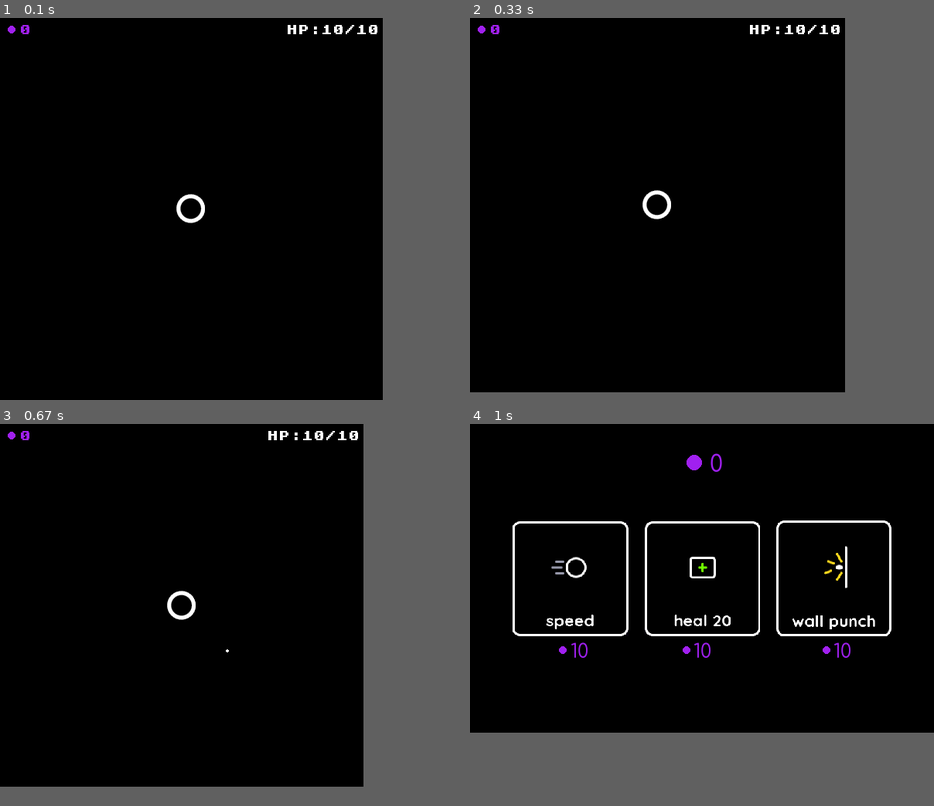
Above: before the commit, frames 1-4 (two rows, left to right).
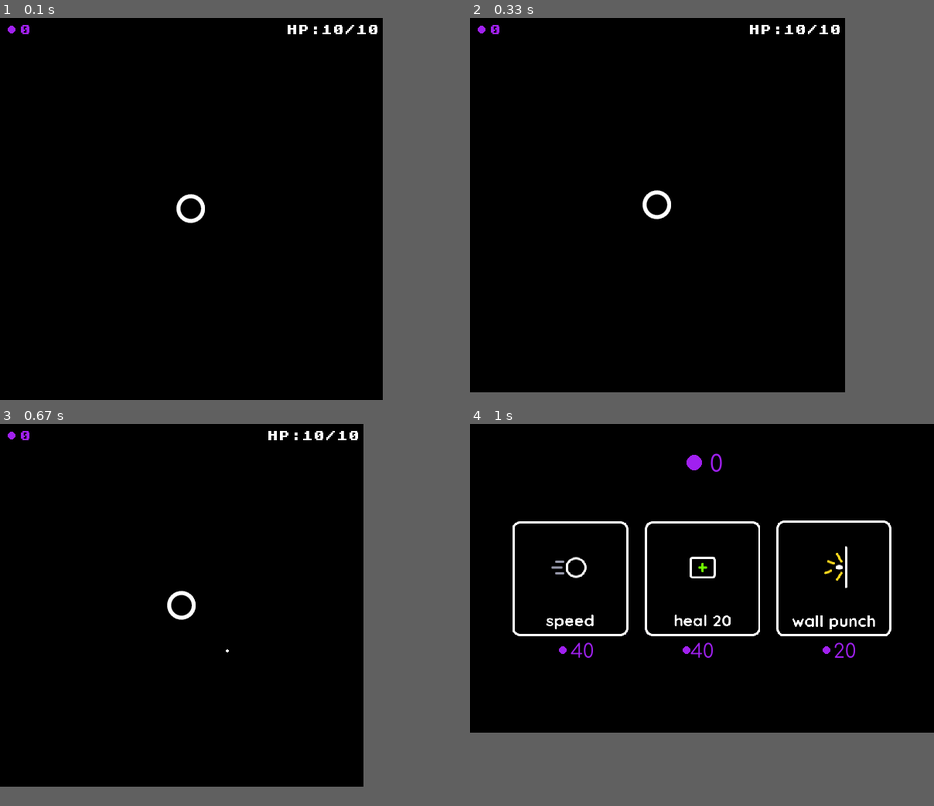
Above: after the commit, the same moments.

Repository: AndZas/PygameProject
Game: pygame game, started from cycle.py
Two runs of this game, one before a commit and one after it. Both use one fixed random seed, a clock stepped at 60 frames per second and the inputs below.
Inputs (mouse positions are in pixels of both pictures, inside the frame that each line leads up to):
- Up to frame 1 (0.1 s): no input
- Up to frame 2 (0.33 s): no input
- Up to frame 3 (0.67 s): click (185, 611) at 0.38 s
- Up to frame 4 (1 s): tap Space at 0.67 s

Frames 1-3 are identical in both runs. In frame 4, 0.3% of the frame differs, in the area x 21-83%, y 57-62%.

Commit message:
готово но без перехода на новый уровень

Diff:
--- a/cycle.py
+++ b/cycle.py
@@ -32,6 +32,7 @@
                         self.screen.window.position = (self.screen.monResolution[0] // 2 - 600 // 2,
                                                        self.screen.monResolution[1] // 2 - 400 // 2)
                         self.screen.window.size = (600, 400)
+                    self.buttonsPressed = []
                 else:
                     self.buttonsPressed.append(event.key)
             if event.type == pygame.KEYUP:
@@ -45,7 +46,6 @@
         # Основной цикл
         while self.run:
             self.checkEvents()
-
             self.screen.player.move(self.buttonsPressed)
             self.screen.player.update()
             self.screen.player.bullets.update()
--- a/prices_and_player.json
+++ b/prices_and_player.json
@@ -1,11 +1,11 @@
 {
     "Player": {
-        "speed": 0.75,
-        "wall punch": 30
+        "speed": 1.25,
+        "wall punch": 40
     },
     "Prices": {
-        "speed": 10,
-        "hp": 10,
-        "wall punch": 10
+        "speed": 40,
+        "hp": 40,
+        "wall punch": 20
     }
 }
